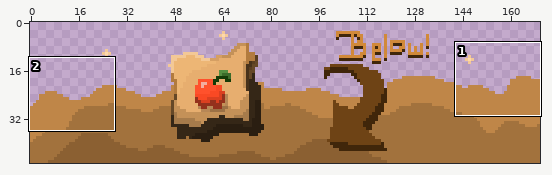
Two versions of one pixel-art file, freetoedit.aseprite. Above, an overview of the earlier version with the close-up marked.
Close-up. Before:
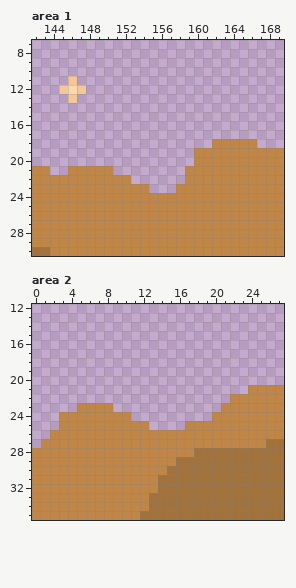
170x50 pixels, 1 frame. Colours within 5 levels of each other are drawn and written as one. Shown: area 1: x 142..169, y 7..30; area 2: x 0..27, y 12..35. The old version is drawn lined up with the new one, on the new canvas.
Now the later version:
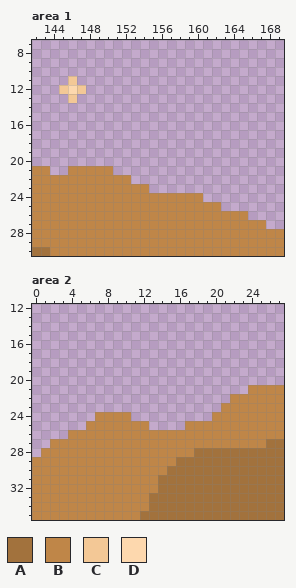
Palette (. is transparent): A #a2723d  B #bf8648  C #f3c896  D #fdd8ae
Difference:
canvas 170x50 -> 170x47, the old top-left corner now at 0,-3 (the part of the old canvas that was cut away was empty and is not shown)
--- area 1
@@ x 156..169 @@
 17 ..............
-18 ......BBBBB...
-19 ....BBBBBBBBBB
-20 ....BBBBBBBBBB
-21 ...BBBBBBBBBBB
-22 ...BBBBBBBBBBB
-23 ..BBBBBBBBBBBB
-24 BBBBBBBBBBBBBB
-25 BBBBBBBBBBBBBB
-26 BBBBBBBBBBBBBB
-27 BBBBBBBBBBBBBB
+18 ..............
+19 ..............
+20 ..............
+21 ..............
+22 ..............
+23 ..............
+24 BBBBB.........
+25 BBBBBBB.......
+26 BBBBBBBBBB....
+27 BBBBBBBBBBBB..
 28 BBBBBBBBBBBBBB
--- area 2
@@ x 0..10 @@
 22 ...........
-23 .....BBBB..
-24 ...BBBBBBBB
-25 ...BBBBBBBB
-26 ..BBBBBBBBB
-27 .BBBBBBBBBB
-28 BBBBBBBBBBB
+23 ...........
+24 .......BBBB
+25 ......BBBBB
+26 ....BBBBBBB
+27 ..BBBBBBBBB
+28 .BBBBBBBBBB
 29 BBBBBBBBBBB
Pixel boxes of the changes (left, top, right, bottom) in both close-ups:
erased: (176, 139, 284, 229)
erased: (32, 403, 113, 457)
